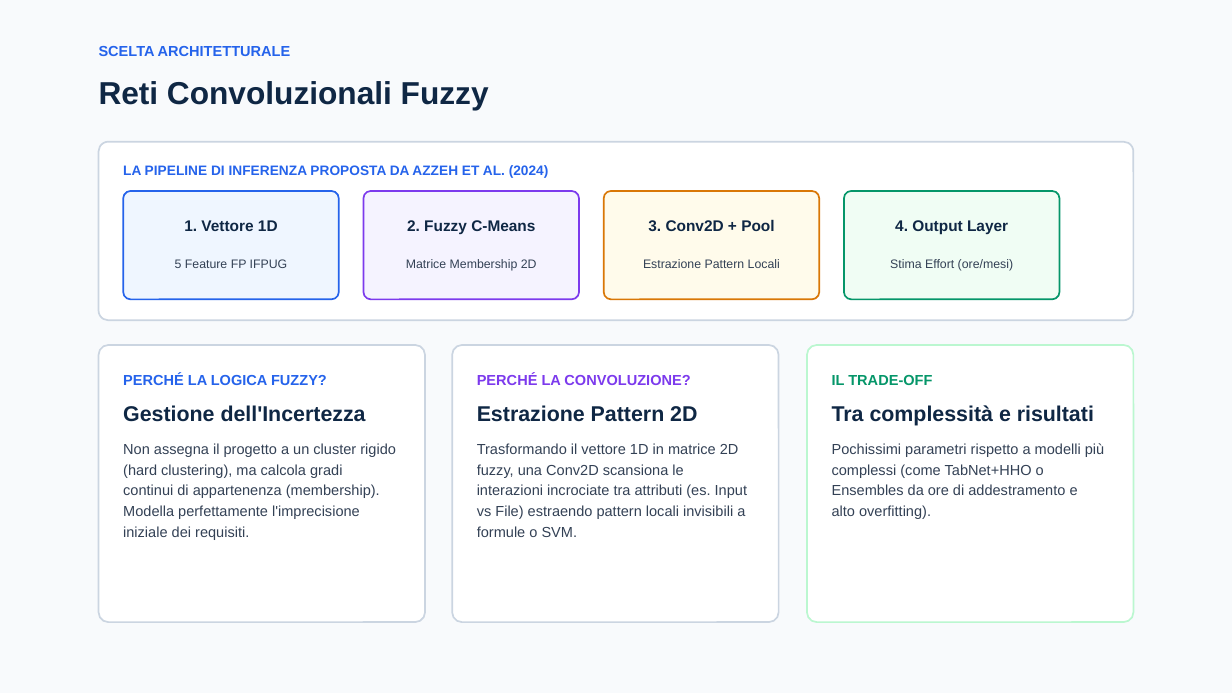
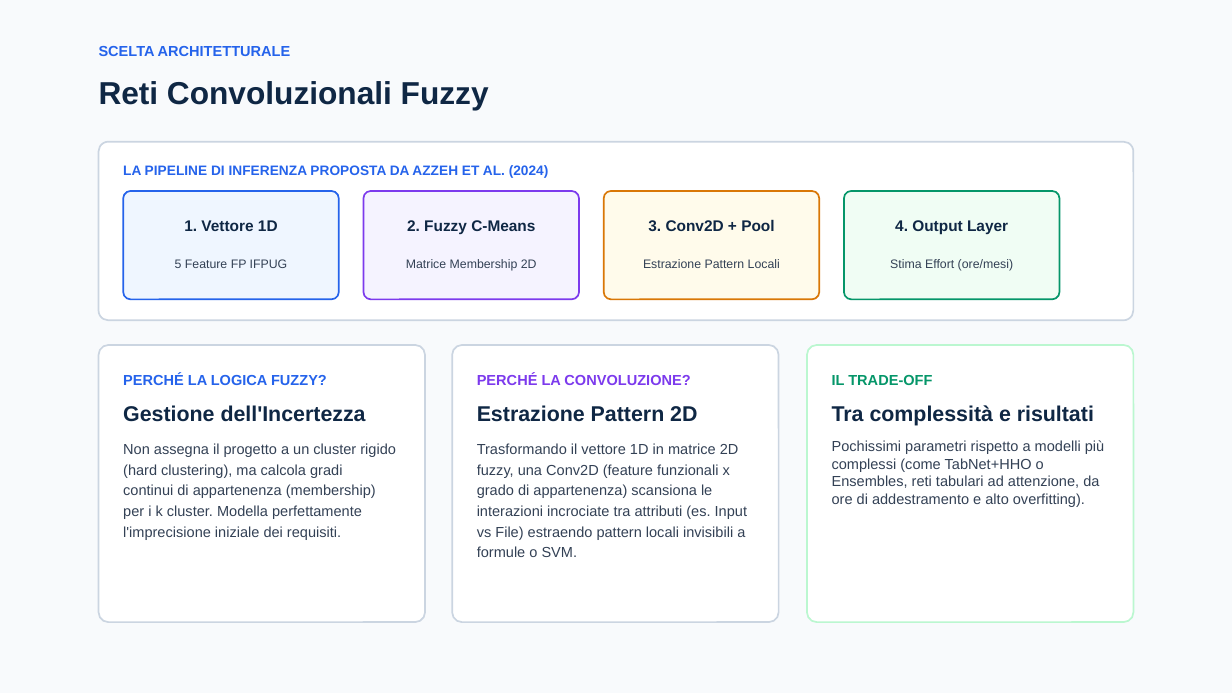
Before and after one commit to agostino-code/SPME-Project, a slide deck: slide 7 of docs/presentazione_SPME_Fuzzy_DCNN.pptx. Drawn at 1232x693 pixels with LibreOffice and Linux fonts; fonts in the diff are those of the drawing. Boxes give left, top, right and bottom in pixels: in the first picture for what was removed or moved away, otherwise in the second. Text is boxed around its words. In the diff, an @@ line names an element or a change of style, - is before the commit and + after.

Commit message:
docs: update presentation slides for SPME Fuzzy-DCNN oral exam

```diff
--- a/docs/presentazione_SPME_Fuzzy_DCNN.pptx
+++ b/docs/presentazione_SPME_Fuzzy_DCNN.pptx
@@ text at (123, 443, 396, 540): text changed @@
-Non assegna il progetto a un cluster rigido (hard clustering), ma calcola gradi continui di appartenenza (membership). Modella perfettamente l'imprecisione iniziale dei requisiti.
+Non assegna il progetto a un cluster rigido (hard clustering), ma calcola gradi continui di appartenenza (membership) per i k cluster. Modella perfettamente l'imprecisione iniziale dei requisiti.
@@ text at (477, 443, 747, 557): text changed @@
-Trasformando il vettore 1D in matrice 2D fuzzy, una Conv2D scansiona le interazioni incrociate tra attributi (es. Input vs File) estraendo pattern locali invisibili a formule o SVM.
+Trasformando il vettore 1D in matrice 2D fuzzy, una Conv2D (feature funzionali x grado di appartenenza) scansiona le interazioni incrociate tra attributi (es. Input vs File) estraendo pattern locali invisibili a formule o SVM.
@@ text at (832, 440, 1104, 507): text changed @@
-Pochissimi parametri rispetto a modelli più complessi (come TabNet+HHO o Ensembles da ore di addestramento e alto overfitting).
+Pochissimi parametri rispetto a modelli più complessi (come TabNet+HHO o Ensembles, reti tabulari ad attenzione, da ore di addestramento e alto overfitting).
```
Also in this commit, not shown: 1 other slide changed.
